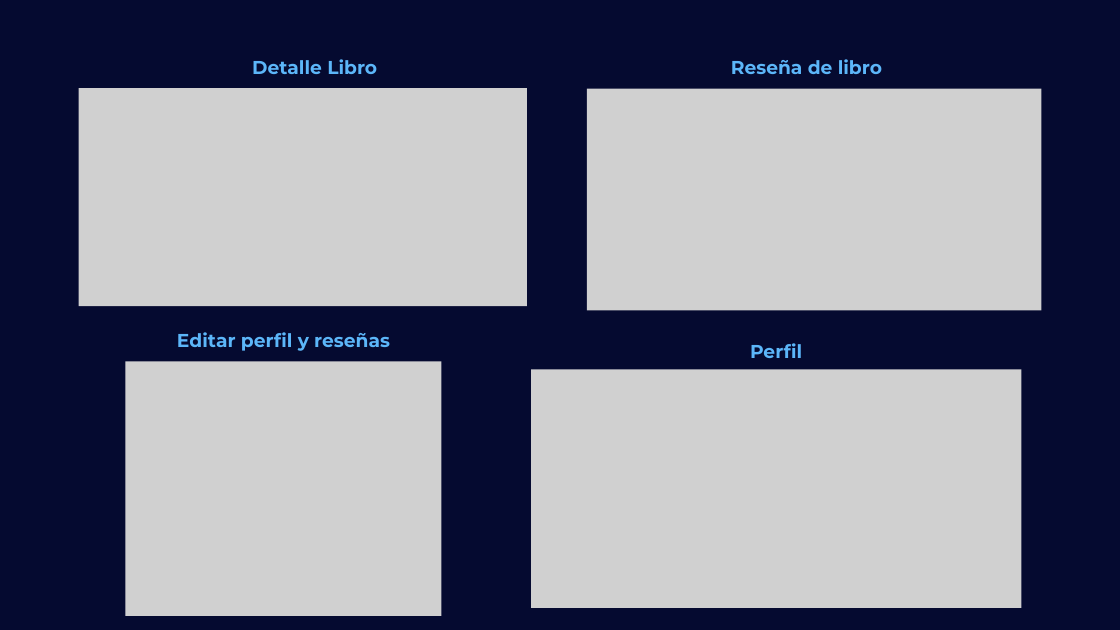
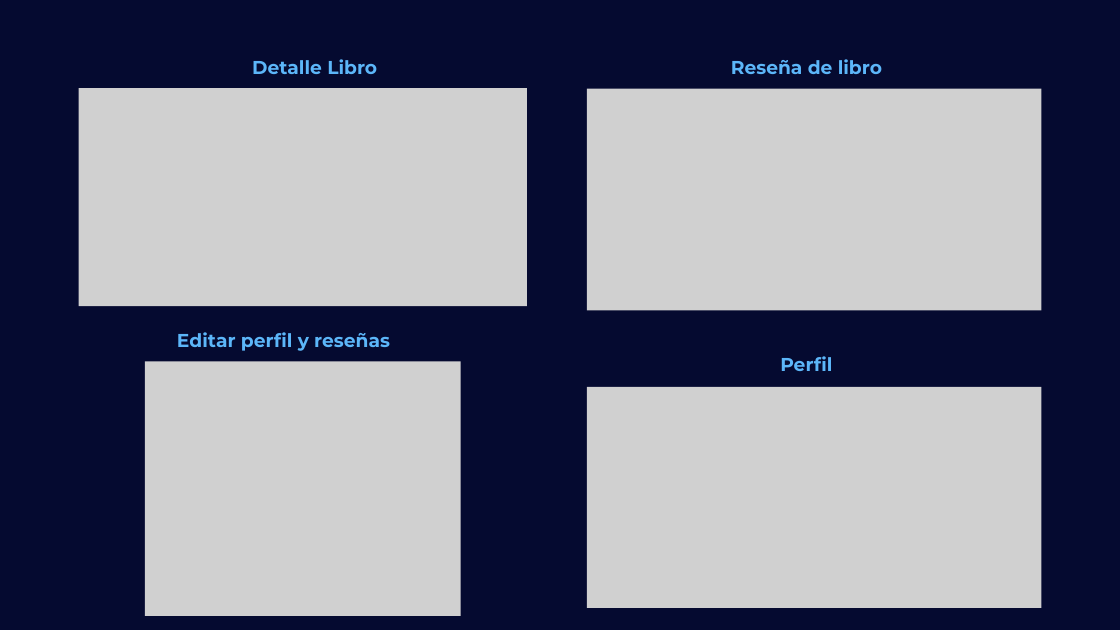
Before and after one commit to PeralAitor/DesarrolloAvanzadoBookHub, a slide deck: slide 16 of presentación/Presentación_BookHub.pptx (slide 17 before the commit). Drawn at 1120x630 pixels with LibreOffice and Linux fonts; fonts in the diff are those of the drawing; grey boxes stand for pictures. Boxes give left, top, right and bottom in pixels: in the first picture for what was removed or moved away, otherwise in the second. Text is boxed around its words. In the diff, an @@ line names an element or a change of style, - is before the commit and + after.

```diff
--- a/presentación/Presentación_BookHub.pptx
+++ b/presentación/Presentación_BookHub.pptx
@@ text "Perfil": place and size @@
-text "Perfil" at box(750, 343, 802, 358)
+text "Perfil" at box(780, 356, 832, 371)
@@ picture: place and size @@
-picture at box(125, 361, 441, 615)
+picture at box(144, 361, 460, 615)
@@ picture: place and size @@
-picture at box(531, 370, 1021, 608)
+picture at box(587, 387, 1041, 608)
```
